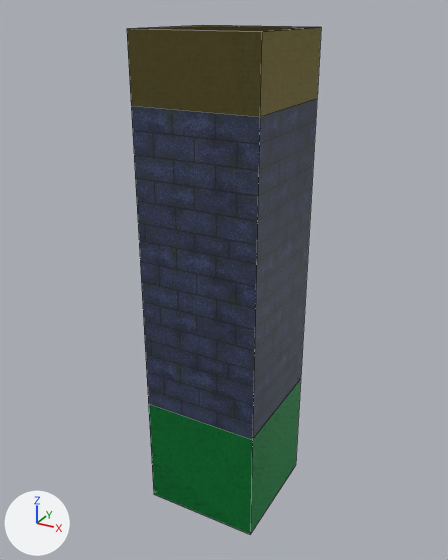
A saved change to the Blender file assets/meshes/blends_do_not_import/tileset_0.blend.
The view is the same before and after, from a camera (50 mm lens) standing at (4.46, -8.23, 6.26) and looking at (-0.08, 0.02, 2.14). The axes (+X, +Y, +Z) are drawn at lower left. The lights are the same throughout. Mesh edges are drawn as thin lines.

In view in the first picture: 'floor_ceiling_', 'wall_'.
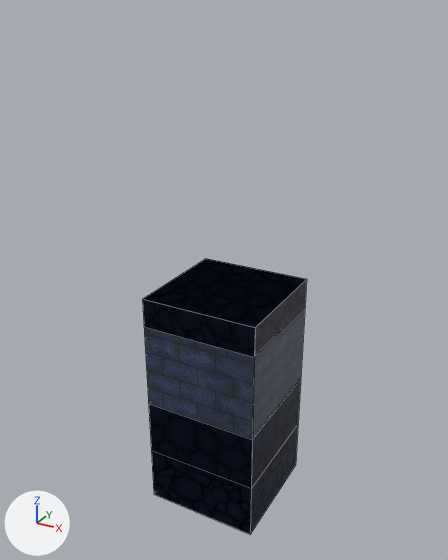
The newer file is also rescaled (x2.0) as a whole; pictures and numbers use the older file's frame.

Where the change shows, as pixel boxes (x1, y1, x2, y2) in the pictures (448 x 560 px; the box of a moved part takes in the faces that stretch with it):
'wall_', mesh rescaled: before (127, 28, 320, 533); after (143, 280, 306, 488)
'floor_ceiling_', surface changed, reshaped (15% narrower, 46% shorter): before (127, 25, 321, 534); after (142, 259, 307, 534)
part 2 of me_plane_001, moved or reshaped: before (127, 25, 321, 117); after (142, 259, 307, 357)

What the commit changed:
Picture 'FloorCobblestone.png' (img_floorcobblestone_png) is new.
In material 'floor_tile' (mat_floor_tile), base_color is no longer (0.0775, 0.801, 0.254), green #4fe78a.
In material 'floor_tile' (mat_floor_tile), texture is now set to img_floorcobblestone_png.
In material 'ceiling_tile' (mat_ceiling_tile), base_color is no longer (0.801, 0.666, 0.224), yellow #e7d582.
In material 'ceiling_tile' (mat_ceiling_tile), texture is now set to img_floorcobblestone_png.
me_cube has 8 vertices, 6 faces and spans x -1.0..1.0, y -1.0..1.0, z -1.67..1.0.
me_cube is used by ob_wall; location (0.0, 0.0, 3.0); scale (1.0, 1.0, 3.0).
me_cube part 1: the whole mesh is scaled about its middle by (1, 1, 0.375), then moved by (0.0, 0.0, -0.5).
me_plane_001 has 16 vertices, 12 faces and spans x -1.0..1.0, y -1.0..1.0, z -2.0..6.0.
me_plane_001 is used by ob_floor_ceiling; location (0.0, 0.0, 0.0).
me_plane_001 part 2: the loose piece of 8 vertices spanning x -1.0..1.0, y -1.0..1.0, z 5.0..6.0 is scaled about its middle by (1, 1, 0.5), then moved by (0.0, 0.0, -3.75).
